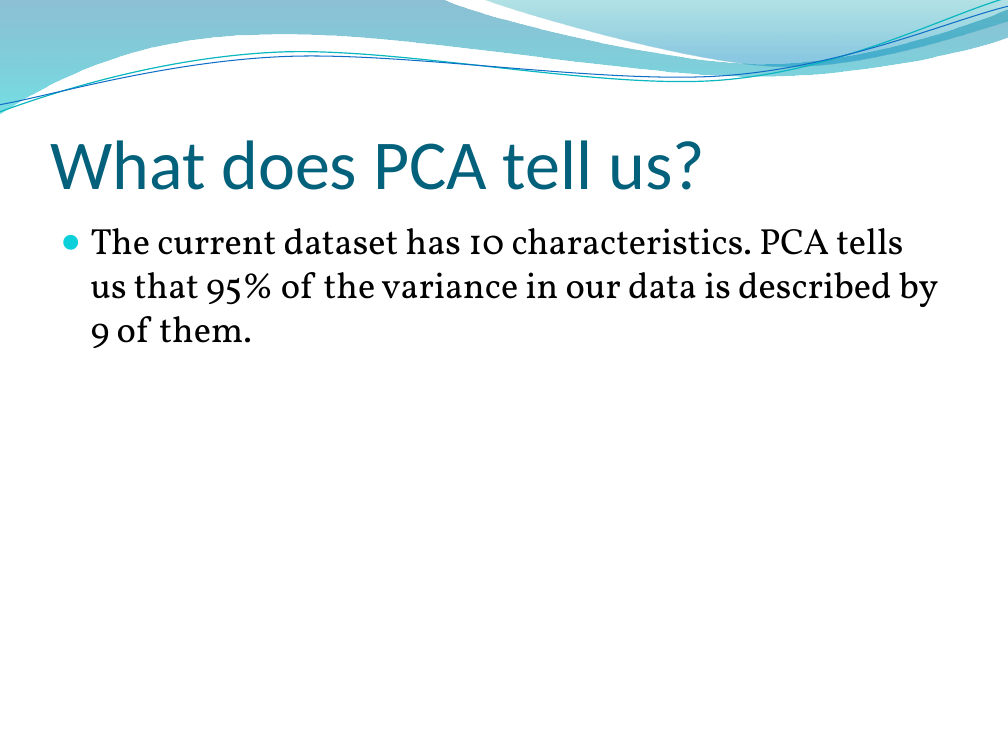
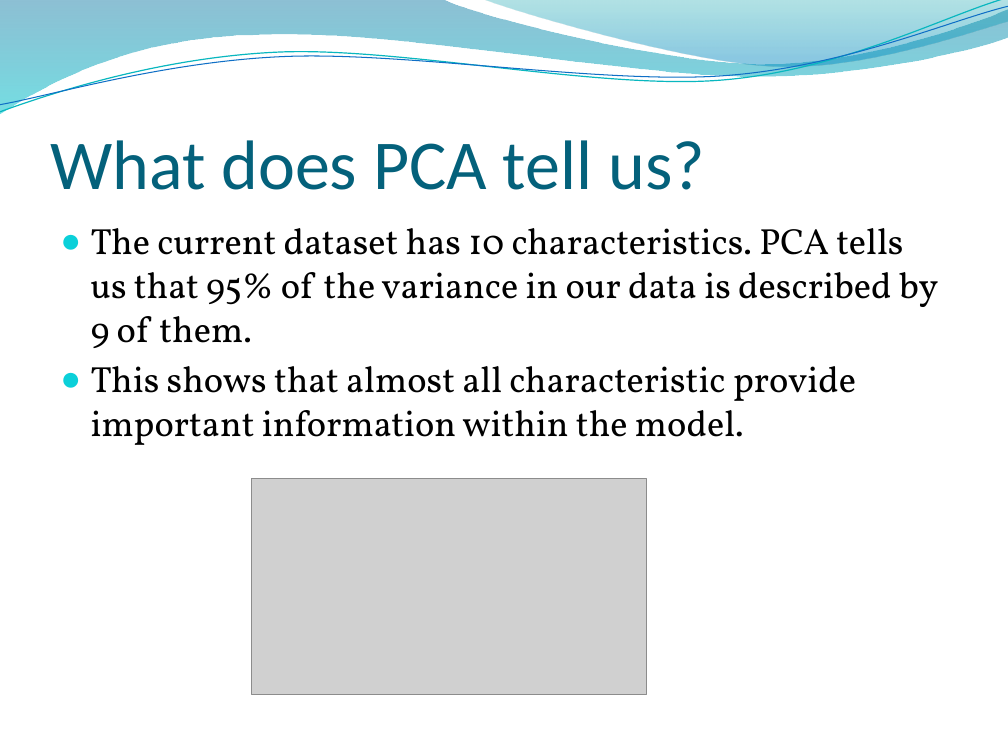
Before and after one commit to BlaHaws/Thinkful, a slide deck: slide 7 of CapstoneResearch/PredictingViolentThreat.pptx. Drawn at 1008x756 pixels with LibreOffice and Linux fonts; fonts in the diff are those of the drawing; grey boxes stand for pictures; background and template pictures are left out. Boxes give left, top, right and bottom in pixels: in the first picture for what was removed or moved away, otherwise in the second. Text is boxed around its words. In the diff, an @@ line names an element or a change of style, - is before the commit and + after.

Commit message:
Updates

```diff
--- a/CapstoneResearch/PredictingViolentThreat.pptx
+++ b/CapstoneResearch/PredictingViolentThreat.pptx
@@ text at bbox=[91, 366, 856, 445]: paragraph added @@
+● This shows that almost all characteristic provide important information within the model.
@@ picture added at bbox=[252, 479, 647, 695] @@
```
Also in this commit, not shown: 3 other slides changed, 3 slides added.
